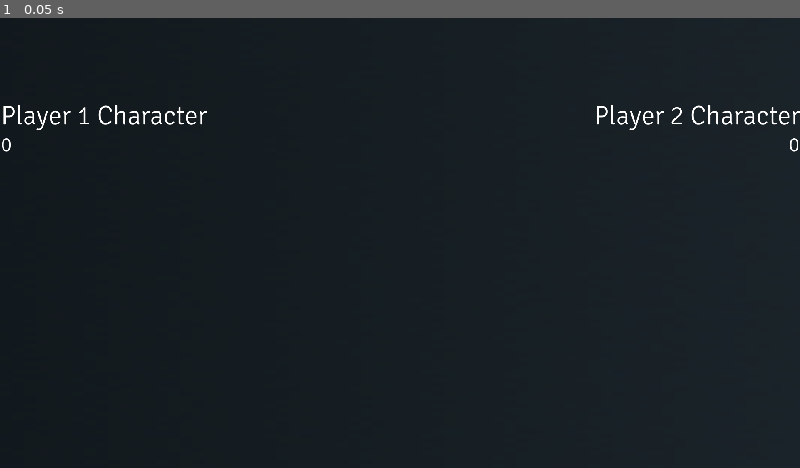
Above: before the commit, frame 1.
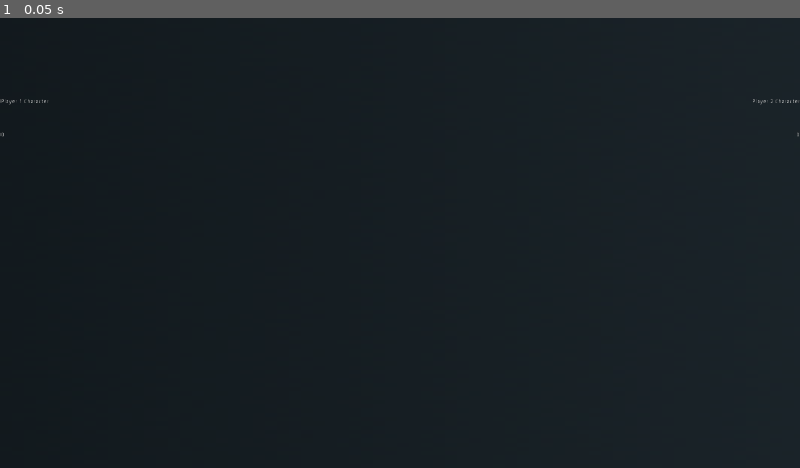
Above: after the commit, the same moment.

Repository: SHyguymoll/FightingGameEngine
Game: Godot game, scene res://scenes/Game.tscn
The game is run twice, just before and just after one commit, with the same random seed, the same clock (stepped at 60 frames per second) and the same inputs. This scene is started directly instead of the project's main scene.
Inputs:
- Up to frame 1 (0.05 s): no input

The runs differ from the first frame. In frame 1, 0.7% of the frame differs, in the area x 0-100%, y 18-30%.
Error before the commit: Invalid get index 'tscnFile' (on base: 'Nil'). (res://scripts/Game.gd:61)
Error after the commit: Invalid get index 'tscnFile' (on base: 'Nil'). (res://scripts/Game.gd:70)

Commit message:
Added 'LoadFont' function, now using that to set fonts on the fly (also added needed dependencies to Content)

Diff:
--- a/scenes/Game.tscn
+++ b/scenes/Game.tscn
@@ -1,19 +1,6 @@
-[gd_scene load_steps=6 format=2]
+[gd_scene load_steps=2 format=2]
 
 [ext_resource path="res://scripts/Game.gd" type="Script" id=1]
-[ext_resource path="res://Content/Game/Menu/Font.ttf" type="DynamicFontData" id=2]
-
-[sub_resource type="DynamicFont" id=1]
-size = 64
-font_data = ExtResource( 2 )
-
-[sub_resource type="DynamicFont" id=2]
-size = 48
-font_data = ExtResource( 2 )
-
-[sub_resource type="DynamicFont" id=3]
-size = 48
-font_data = ExtResource( 2 )
 
 [node name="Spatial" type="Spatial"]
 script = ExtResource( 1 )
@@ -31,7 +18,6 @@
 margin_top = 192.0
 margin_right = 495.0
 margin_bottom = 272.0
-custom_fonts/font = SubResource( 1 )
 text = "Player 1 Character"
 
 [node name="P1Inputs" type="Label" parent="HUD"]
@@ -40,7 +26,6 @@
 margin_top = 192.08
 margin_right = 495.0
 margin_bottom = 272.08
-custom_fonts/font = SubResource( 2 )
 text = "0"
 
 [node name="P2Char" type="Label" parent="HUD"]
@@ -49,7 +34,6 @@
 margin_left = -495.0
 margin_top = 192.0
 margin_bottom = 272.0
-custom_fonts/font = SubResource( 1 )
 text = "Player 2 Character"
 align = 2
 
@@ -62,7 +46,6 @@
 margin_top = 192.08
 margin_right = 1.91992
 margin_bottom = 272.08
-custom_fonts/font = SubResource( 3 )
 text = "0"
 align = 2
 
--- a/scripts/Game.gd
+++ b/scripts/Game.gd
@@ -36,6 +36,11 @@
 	finalSpatial.flags_unshaded = unshaded
 	return finalSpatial
 
+func loadFont(font: String, size = 50):
+	var newFont = DynamicFont.new()
+	newFont.font_data = load(font)
+	newFont.size = size
+	return newFont
 
 func startGame():
 	$HUD/P1Health.texture_under = buildTexture(CharactersDict.contentFolder + "/Game/HUD/Player1Background.png")
@@ -45,6 +50,8 @@
 	player1.translation = Vector3(player1.STARTXOFFSET * -1,0,0)
 	player1.rightFacing = true
 	player1.stateCurrent = statesBase.Idle
+	$HUD/P1Char.set("custom_fonts/font", loadFont(CharactersDict.contentFolder + "/Game/HUD/PlayerFont.ttf", 64))
+	$HUD/P1Inputs.set("custom_fonts/font", loadFont(CharactersDict.contentFolder + "/Game/HUD/PlayerFont.ttf", 48))
 	$HUD/P1Char.text = CharactersDict.p1.charName
 	$HUD/P2Health.texture_under = buildTexture(CharactersDict.contentFolder + "/Game/HUD/Player2Background.png")
 	$HUD/P2Health.texture_progress = buildTexture(CharactersDict.contentFolder + "/Game/HUD/Player2Bar.png")
@@ -53,6 +60,8 @@
 	player2.translation = Vector3(player2.STARTXOFFSET,0,0)
 	player2.rightFacing = false
 	player2.stateCurrent = statesBase.Idle
+	$HUD/P2Char.set("custom_fonts/font", loadFont(CharactersDict.contentFolder + "/Game/HUD/PlayerFont.ttf", 64))
+	$HUD/P2Inputs.set("custom_fonts/font", loadFont(CharactersDict.contentFolder + "/Game/HUD/PlayerFont.ttf", 48))
 	$HUD/P2Char.text = CharactersDict.p2.charName
 
 func _ready():
@@ -105,8 +114,10 @@
 	$Camera.translation.x = clamp($Camera.translation.x, -CAMERAMAXX, CAMERAMAXX)
 	$Camera.translation.y = clamp($Camera.translation.y, 0, CAMERAMAXY)
 
-var directionDictionary = { 0: "•", 1: "↑", 2: "↓", 4: "←", 8: "→", 5: "↖", 6: "↙", 9: "↗", 10: "↘" }
-var attackDictionary = {}
+var directionDictionary = { 0: "x", 1: "↑", 2: "↓", 4: "←", 8: "→", 5: "↖", 6: "↙", 9: "↗", 10: "↘" }
+
+func AttackValue(attackHash: int) -> String:
+	return (" Ø" if bool(attackHash % 2) else " 0") + ("Ø" if bool((attackHash >> 1) % 2) else "0") + ("Ø" if bool((attackHash >> 2) % 2) else "0") + ("Ø" if bool((attackHash >> 3) % 2) else "0") + ("Ø" if bool((attackHash >> 4) % 2) else "0") + ("Ø " if bool((attackHash >> 5) % 2) else "0 ")
 
 func buildInputsTracked() -> void:
 	var latestInputs = CharactersDict.p1InpHan.slice(max(0,CharactersDict.p1curInpInd - player1.BUFFERSIZE),CharactersDict.p1curInpInd)
@@ -114,14 +125,14 @@
 	for input in latestInputs:
 		if input[0] < 0:
 			return
-		$HUD/P1Inputs.text += directionDictionary[input[0] % 16] + (" %02d  " % (input[0] >> 4)) + String(input[1]) + "\n"
+		$HUD/P1Inputs.text += directionDictionary[input[0] % 16] + AttackValue(input[0] >> 4) + String(input[1]) + "\n"
 
 	latestInputs = CharactersDict.p2InpHan.slice(max(0,CharactersDict.p2curInpInd - player2.BUFFERSIZE),CharactersDict.p2curInpInd)
 	$HUD/P2Inputs.text = ""
 	for input in latestInputs:
 		if input[0] < 0:
 			return
-		$HUD/P2Inputs.text += String(input[1]) + ("  %02d " % (input[0] >> 4)) + directionDictionary[input[0] % 16] + "\n"
+		$HUD/P2Inputs.text += String(input[1]) + AttackValue(input[0] >> 4) + directionDictionary[input[0] % 16] + "\n"
 
 func getInputHashes() -> Array: return [ #convert to hash to send less data (a single int compared to an array)
 	(int(CharactersDict.p1Btns[0]) * 1) + \
--- a/scripts/Menu.gd
+++ b/scripts/Menu.gd
@@ -136,6 +136,12 @@
 	finalSpatial.flags_unshaded = unshaded
 	return finalSpatial
 
+func loadFont(font: String, size = 50):
+	var newFont = DynamicFont.new()
+	newFont.font_data = load(font)
+	newFont.size = size
+	return newFont
+
 func prepareMenu() -> String:
 	var menuFolder = CharactersDict.contentFolder + "/Game/Menu"
 	if !folderManager.file_exists(menuFolder + "/MenuBackground.png"): return "Menu Background missing."
@@ -150,10 +156,7 @@
 	menuLogo = load(CharactersDict.contentFolder + "/Game/Menu/Logo/Logo.tscn").instance()
 	menuLogo.set_translation(menuLogo.menuPos)
 	$Logo.add_child(menuLogo)
-	var dynamic_font = DynamicFont.new()
-	dynamic_font.font_data = load(menuFolder + "/Font.ttf")
-	dynamic_font.size = 50
-	$MenuButtons/Start.set("custom_fonts/font", dynamic_font)
+	$MenuButtons/Start.set("custom_fonts/font", loadFont(menuFolder + "/Font.ttf"))
 	return "Menu loaded successfully."
 
 func convertPSArrayToNumberArray(PSArray: PoolStringArray) -> Array:
Binary file added: Content/Game/HUD/PlayerFont.ttf
